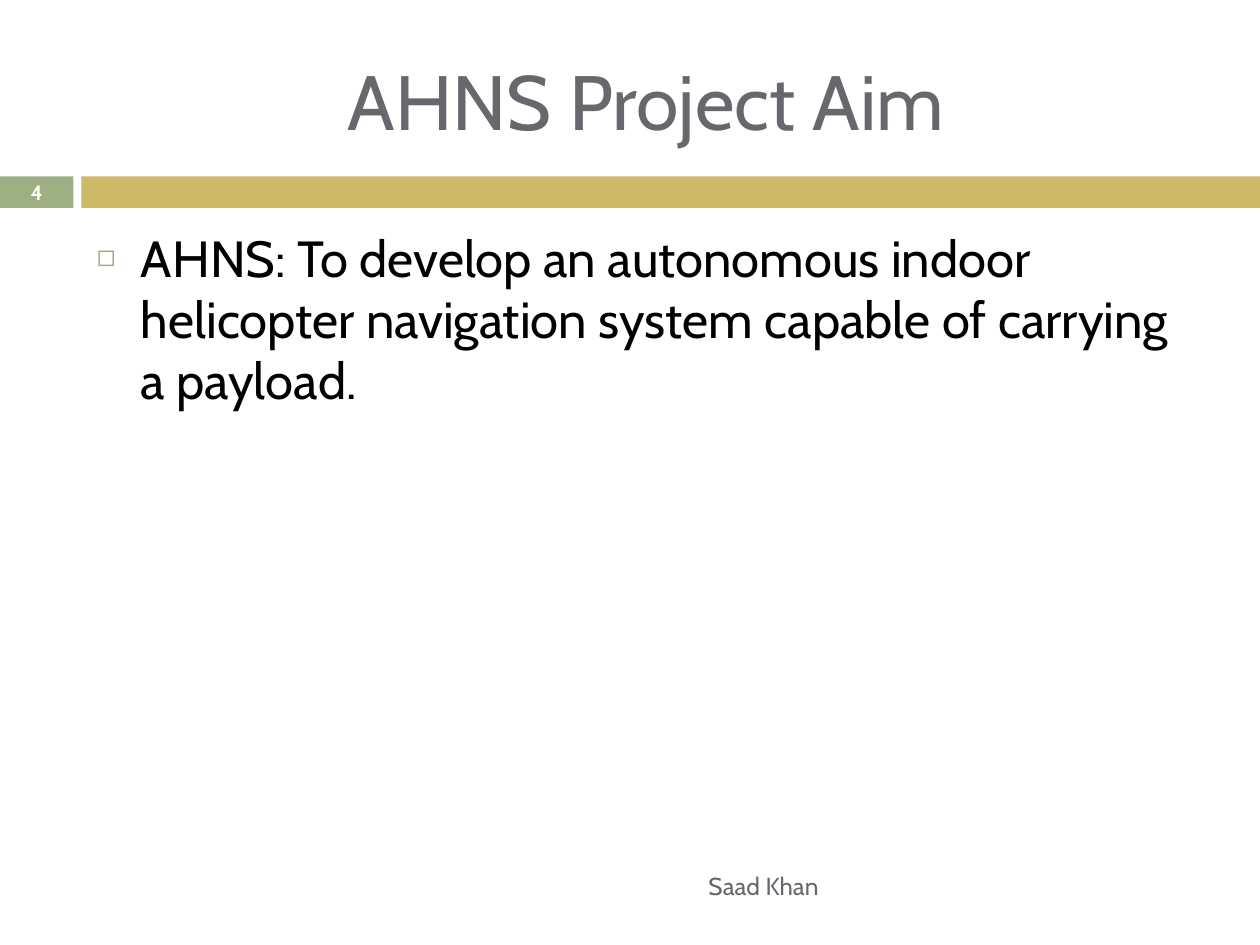
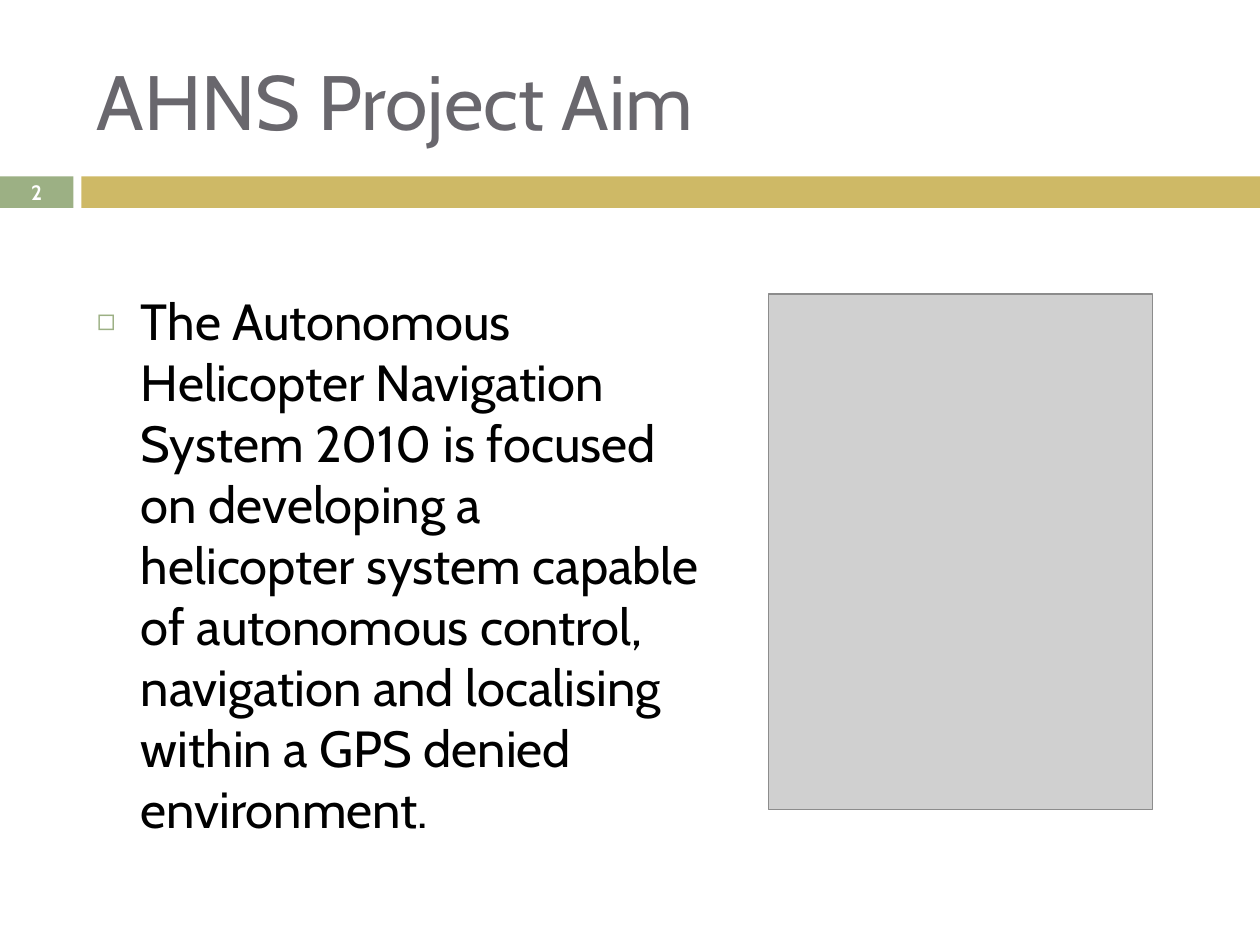
Before and after one commit to lijian8/ahns10, a slide deck: slide 2 of docproject/official_ahns/presentations/Hamilton_semester1.pptx (slide 4 before the commit). Drawn at 1260x945 pixels with LibreOffice and Linux fonts; fonts in the diff are those of the drawing; grey boxes stand for pictures. Boxes give left, top, right and bottom in pixels: in the first picture for what was removed or moved away, otherwise in the second. Text is boxed around its words. In the diff, an @@ line names an element or a change of style, - is before the commit and + after.

```diff
--- a/docproject/official_ahns/presentations/Hamilton_semester1.pptx
+++ b/docproject/official_ahns/presentations/Hamilton_semester1.pptx
@@ title "AHNS Project Aim" at (x1=97, y1=75, x2=693, y2=147): alignment centre to left @@
@@ page number at (x1=31, y1=185, x2=42, y2=200): text changed @@
-4
+2
@@ picture added at (x1=769, y1=294, x2=1153, y2=809) @@
@@ text at (x1=141, y1=302, x2=699, y2=829): text changed @@
-◻ AHNS: To develop an autonomous indoor helicopter navigation system capable of carrying a payload.
+◻ The Autonomous Helicopter Navigation System 2010 is focused on developing a helicopter system capable of autonomous control, navigation and localising within a GPS denied environment.
@@ text removed at (x1=708, y1=876, x2=819, y2=896) @@
-Saad Khan
```
Also in this commit, not shown: 1 other slide changed, 13 slides added, 5 slides removed.
